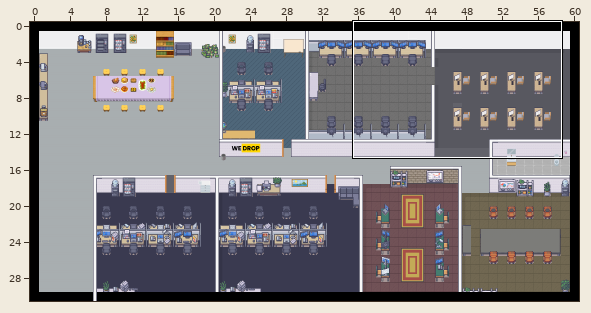
Tiled map (JSON): office.tmj. Above, an overview of the earlier version with the close-up marked.
Close-up. The starting point:
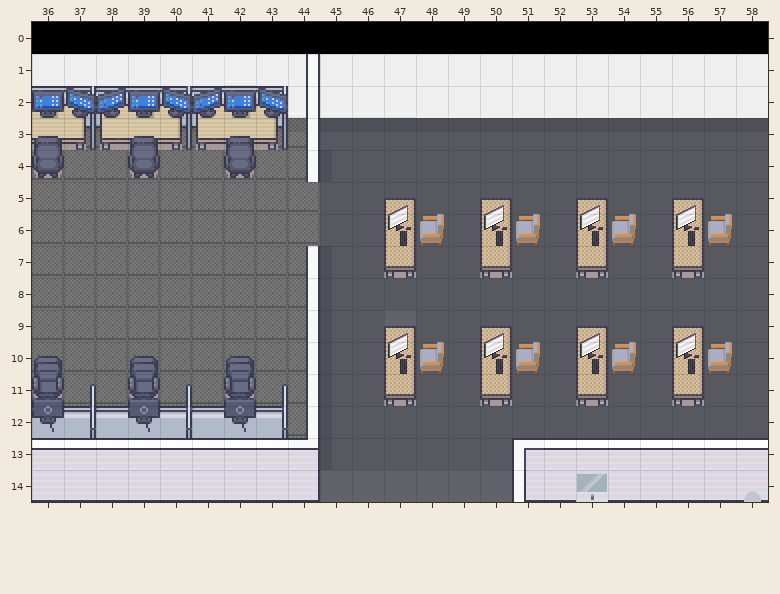
Cells are 32x32 px. Shown: x 36..58, y 0..14. The commit also changed other parts of the map, which this record leaves out.
Once edited:
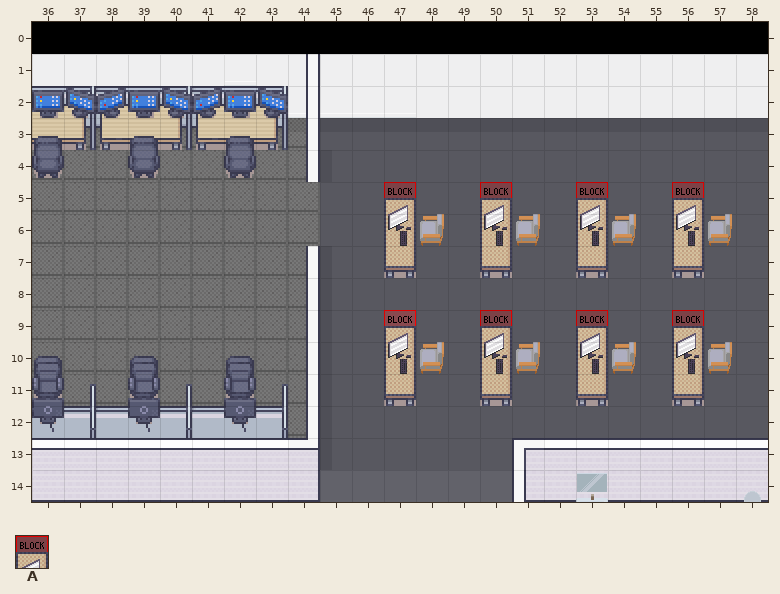
Key: from "WA_Special_Zones": A 2.
_ is an empty cell.
Tiles of an added or newly shown layer are drawn over the layers below it.
See-through tiles are keyed as they look on the map.
What changed:
Layer "collisions" (now shown):
y 5: x 47 _ -> A; x 50 _ -> A; x 53 _ -> A; x 56 _ -> A
y 9: x 47 _ -> A; x 50 _ -> A; x 53 _ -> A; x 56 _ -> A
Where, in picture pixels (left, top, right, bottom), the same in both close-ups:
added: (384, 182, 416, 198)
added: (480, 182, 512, 198)
added: (576, 182, 608, 198)
added: (672, 182, 704, 198)
added: (384, 310, 416, 326)
added: (480, 310, 512, 326)
added: (576, 310, 608, 326)
added: (672, 310, 704, 326)
